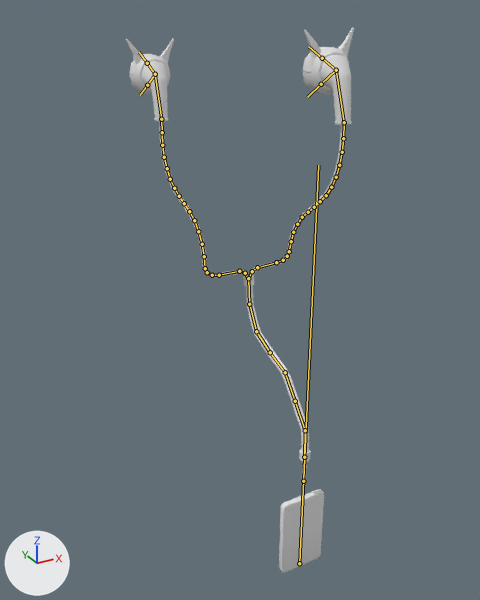
Before and after pictures for a commit that changed the FBX model Assets/_/Graphics/Model 3D/Dragon/Ecouteur.fbx.
Both versions are drawn from a 50 mm camera at (-16.4, -23.0, 28.3) aimed at (-0.4, 6.2, 13.7). Arrows for +X, +Y and +Z are at lower left; the lights stay in place. Both versions are drawn at frame 1 of the action 'Armature|idle_Principale'; the numbers are the values there. The bones that bend it are drawn over the model as lines.

The first picture shows 'Ecouteur_LP', 'Ecouteurbranchement_LP', 'Ipod_LP'.
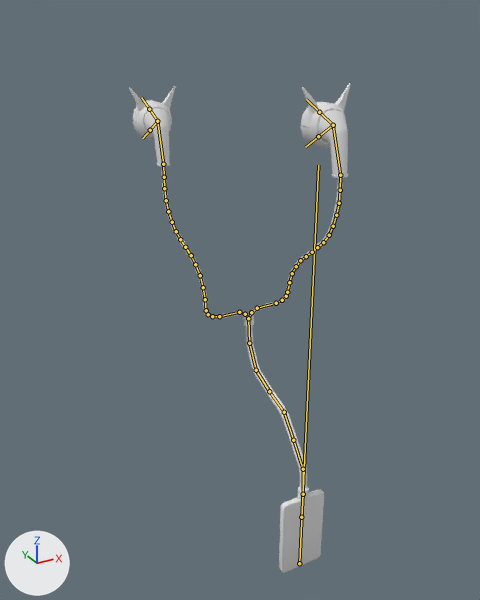
Commit message: Fix Ecouteur

Location of each change, (x1, y1, x2, y2) in pixels of the pictures (480 x 600 px):
'Ecouteur_LP', posed
    before: (126, 27, 354, 278)
    after: (129, 83, 351, 319)
'Ecouteurbranchement_LP', posed
    before: (244, 276, 311, 482)
    after: (244, 315, 309, 500)
bone 'Bone', root to tip
    before: (303, 481) to (304, 457)
    after: (301, 517) to (303, 494)

The change, as a list of edits to the scene's bpy script:
```text
Change bone_bone:
    where bone_bone = bpy.data.objects['Armature'].pose.bones['Bone']  # child of 'IPOD'
    bone_bone.location: (0.0, 27.86, -0.82) -> (0.0, 25.48, -0.82)
```
